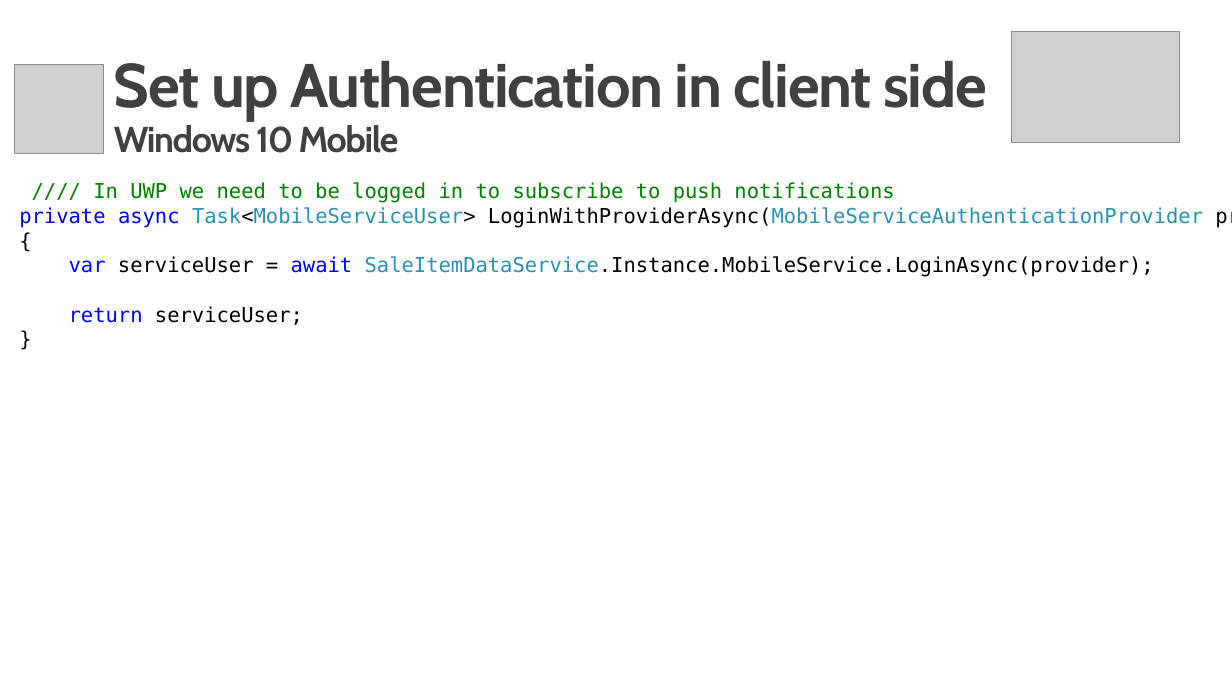
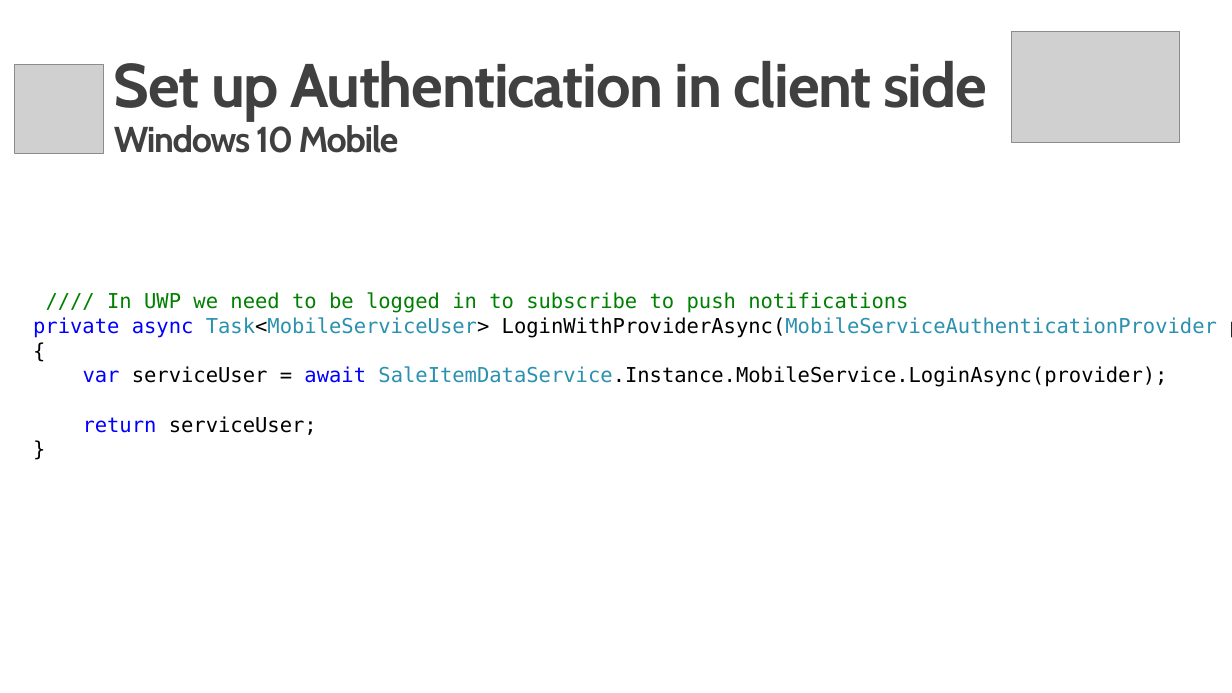
Before and after one commit to InnovativeTechies/XamarinAzure_ShoppingDemoApp, a slide deck: slide 25 of media/Xamarin+Azure.pptx. Drawn at 1232x693 pixels with LibreOffice and Linux fonts; fonts in the diff are those of the drawing; grey boxes stand for pictures; background and template pictures are left out. Boxes give left, top, right and bottom in pixels: in the first picture for what was removed or moved away, otherwise in the second. Text is boxed around its words. In the diff, an @@ line names an element or a change of style, - is before the commit and + after.

```diff
--- a/media/Xamarin+Azure.pptx
+++ b/media/Xamarin+Azure.pptx
@@ text "//// In UWP we need ...": place and size @@
-text "//// In UWP we need ..." at bbox=[19, 182, 1203, 325]
+text "//// In UWP we need ..." at bbox=[33, 292, 1217, 435]
```
Also in this commit, not shown: 4 other slides changed, 8 slides added, 1 slide removed.
